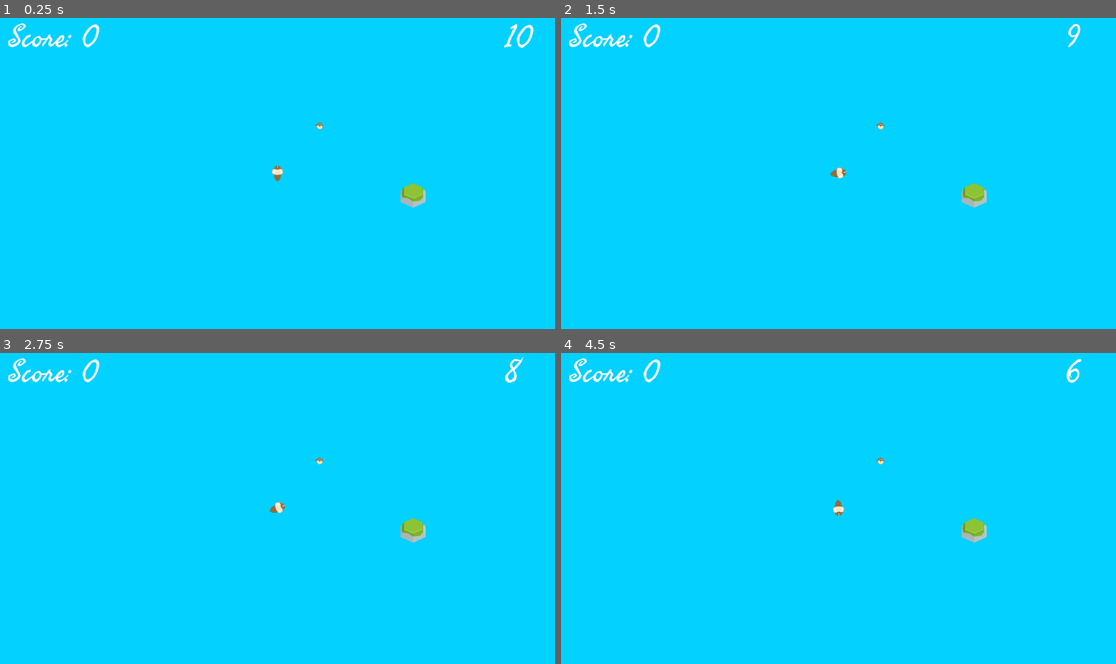
Above: before the commit, frames 1-4 (two rows, left to right).
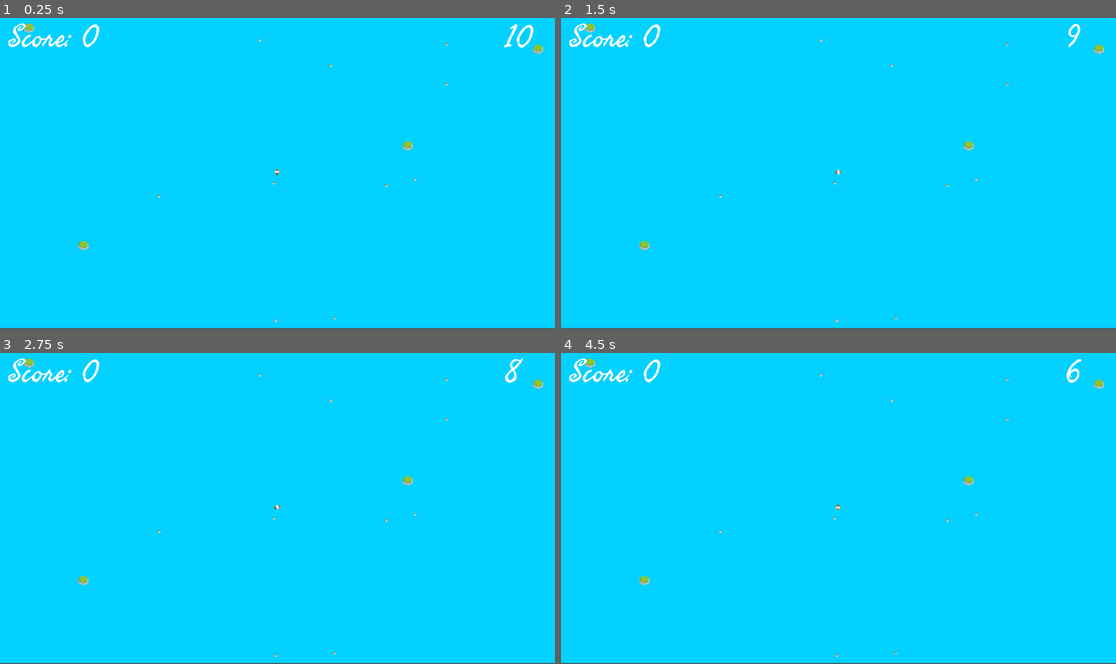
Above: after the commit, the same moments.

Repository: Coffin-Likker/CalmBeforeTheStorm
Game: Godot game, scene res://scenes/main.tscn
Two runs of this game, one before a commit and one after it. Both use one fixed random seed, a clock stepped at 60 frames per second and the inputs below.
Inputs:
- Up to frame 1 (0.25 s): no input
- Up to frame 2 (1.5 s): tap Enter (ui_accept) at 0.5, 0.6, 0.77, 1.07, 1.35 s; hold Right (ui_right) from 0.53 s (still down)
- Up to frame 3 (2.75 s): tap Enter (ui_accept) at 1.52, 1.82, 2.1 s; release Right (ui_right) at 2.03 s; hold Left (ui_left) from 2.03 s (still down)
- Up to frame 4 (4.5 s): release Left (ui_left) at 2.78 s; hold Right (ui_right) 2.78-4.28 s; tap Enter (ui_accept) at 2.85, 3.02, 3.32, 3.6, 3.77, 4.07, 4.35 s; hold Left (ui_left) from 4.28 s (still down)

The runs differ from the first frame. In frame 1, 1.1% of the frame differs, in the area x 0-100%, y 1-100%; in frame 2, 1.1%; in frame 3, 1.1%; in frame 4, 1.1%.

Commit message:
adds game

Diff:
--- /dev/null
+++ b/scenes/game_manager.tscn
@@ -0,0 +1,13 @@
+[gd_scene load_steps=3 format=3 uid="uid://clihwhvb2tpm3"]
+
+[ext_resource type="Script" path="res://scripts/game_manager.gd" id="1_8j0q5"]
+[ext_resource type="PackedScene" uid="uid://c5b4cn2ymgvpy" path="res://scenes/level_generator.tscn" id="4_qoa7p"]
+
+[node name="GameManager" type="Node"]
+script = ExtResource("1_8j0q5")
+
+[node name="Timer" type="Timer" parent="."]
+
+[node name="LevelGenerator" parent="." instance=ExtResource("4_qoa7p")]
+
+[connection signal="level_generated" from="LevelGenerator" to="." method="_on_level_generated"]
--- a/scenes/game_manger.tscn
+++ /dev/null
@@ -1,18 +0,0 @@
-[gd_scene load_steps=4 format=3 uid="uid://clihwhvb2tpm3"]
-
-[ext_resource type="Script" path="res://scripts/game_manger.gd" id="1_8j0q5"]
-[ext_resource type="PackedScene" uid="uid://b68um4cq86knr" path="res://scenes/safezone.tscn" id="1_ueiie"]
-[ext_resource type="PackedScene" uid="uid://cta6kfu5rvo2p" path="res://scenes/fish.tscn" id="2_1641v"]
-
-[node name="GameManger" type="Node"]
-script = ExtResource("1_8j0q5")
-
-[node name="Safezone" parent="." instance=ExtResource("1_ueiie")]
-
-[node name="Fish" parent="." instance=ExtResource("2_1641v")]
-
-[node name="Timer" type="Timer" parent="."]
-
-[connection signal="area_entered" from="Safezone" to="." method="_on_safezone_area_entered"]
-[connection signal="area_exited" from="Safezone" to="." method="_on_safezone_area_exited"]
-[connection signal="area_entered" from="Fish" to="." method="_on_fish_area_entered"]
--- /dev/null
+++ b/scenes/level_generator.tscn
@@ -0,0 +1,6 @@
+[gd_scene load_steps=2 format=3 uid="uid://c5b4cn2ymgvpy"]
+
+[ext_resource type="Script" path="res://scripts/level_generator.gd" id="1_vgplc"]
+
+[node name="LevelGenerator" type="Node"]
+script = ExtResource("1_vgplc")
--- a/scenes/main.tscn
+++ b/scenes/main.tscn
@@ -1,9 +1,7 @@
-[gd_scene load_steps=6 format=3 uid="uid://65s2elt3qqqh"]
+[gd_scene load_steps=4 format=3 uid="uid://65s2elt3qqqh"]
 
 [ext_resource type="PackedScene" uid="uid://dprh0a4mvqopg" path="res://scenes/player.tscn" id="1_pr84w"]
-[ext_resource type="PackedScene" uid="uid://clihwhvb2tpm3" path="res://scenes/game_manger.tscn" id="3_v1ng7"]
-[ext_resource type="Script" path="res://scripts/safezone.gd" id="4_21x63"]
-[ext_resource type="Script" path="res://scripts/fish.gd" id="4_kd64y"]
+[ext_resource type="PackedScene" uid="uid://clihwhvb2tpm3" path="res://scenes/game_manager.tscn" id="3_v1ng7"]
 [ext_resource type="PackedScene" uid="uid://8i552631oebw" path="res://scenes/hud.tscn" id="6_lk3ns"]
 
 [node name="Main" type="Node2D"]
@@ -15,15 +13,7 @@
 offset_bottom = 646.0
 color = Color(0.0117647, 0.819608, 1, 1)
 
-[node name="GameManger" parent="." instance=ExtResource("3_v1ng7")]
-
-[node name="Safezone" parent="GameManger" index="0"]
-position = Vector2(688, 340)
-script = ExtResource("4_21x63")
-
-[node name="Fish" parent="GameManger" index="1"]
-position = Vector2(610, 283)
-script = ExtResource("4_kd64y")
+[node name="GameManager" parent="." instance=ExtResource("3_v1ng7")]
 
 [node name="Player" parent="." instance=ExtResource("1_pr84w")]
 z_index = 1
@@ -31,5 +21,6 @@
 
 [node name="HUD" parent="." instance=ExtResource("6_lk3ns")]
 
-[editable path="GameManger"]
+[editable path="GameManager"]
 [editable path="Player"]
+[editable path="HUD"]
--- a/scenes/player.tscn
+++ b/scenes/player.tscn
@@ -20,4 +20,5 @@
 
 [node name="Camera2D" type="Camera2D" parent="."]
 scale = Vector2(1.00452, 0.989709)
+enabled = false
 zoom = Vector2(2.5, 2.5)
--- a/scripts/constants.gd
+++ b/scripts/constants.gd
@@ -2,15 +2,26 @@
 
 enum GameState { MENU, PLAYING, GAME_OVER }
 
-@onready var score_label = $"../HUD/ScoreLabel"
-@onready var timer_label = $"../HUD/TimeLabel"
-var game_score = 0
-var temp_score = 0
-var player_in_safezone = false
-var current_state = GameState.PLAYING
+# Game variables
+var game_score: int = 0
+var temp_score: int = 0
+var player_in_safezone: bool = false
+var current_state: GameState = GameState.PLAYING
 
-var time_left = 10.0
-var timer_running = false
+# Timer variables
+var time_left: float = 10.0
+var timer_running: bool = false
+
+# Level generation variables
+var map_size: Vector2 = Vector2(1153, 646)
+var min_distance_between_objects: float = 30.0
+var num_fish: int = 10
+var num_safezones: int = 4
+
+# Node references
+var score_label: RichTextLabel
+var timer_label: RichTextLabel
+var level_generator: Node
 
 func reset_game():
 	game_score = 0
--- a/scripts/game_manger.gd
+++ b/scripts/game_manager.gd
@@ -1,22 +1,33 @@
 extends Node
 
+@onready var level_generator = $LevelGenerator
+
 func _ready():
+	Constants.score_label = $"../HUD/ScoreLabel"
+	Constants.timer_label = $"../HUD/TimeLabel"
+	Constants.level_generator = level_generator
+	start_game()
+
+func start_game():
+	level_generator.generate_level()
+
+func _on_level_generated():
+	connect_objects()
+	start_timer()
+	print("Level generated and timer started")
+
+func connect_objects():
 	for fish in get_tree().get_nodes_in_group("fish"):
-		fish.connect("fish_entered", Callable(self, "_on_fish_entered"))
+		if not fish.is_connected("fish_entered", Callable(self, "_on_fish_entered")):
+			fish.connect("fish_entered", Callable(self, "_on_fish_entered"))
 
 	for safezone in get_tree().get_nodes_in_group("safezone"):
-		safezone.connect("safezone_entered", Callable(self, "_on_safezone_entered"))
-		safezone.connect("safezone_exited", Callable(self, "_on_safezone_exited"))
-
-	Constants.score_label = $"../HUD/ScoreLabel"
-	Constants.timer_label = $"../HUD/TimeLabel"
-
-	start_timer()
-	print("Timer started")
-
+		if not safezone.is_connected("safezone_entered", Callable(self, "_on_safezone_entered")):
+			safezone.connect("safezone_entered", Callable(self, "_on_safezone_entered"))
+		if not safezone.is_connected("safezone_exited", Callable(self, "_on_safezone_exited")):
+			safezone.connect("safezone_exited", Callable(self, "_on_safezone_exited"))
 
 func start_timer():
-	Constants.time_left = 10.0
 	Constants.timer_running = true
 
 func _process(delta):
@@ -25,7 +36,6 @@
 		Constants.update_time_display()
 
 		if Constants.time_left <= 0:
-			Constants.timer_running = false
 			_on_timer_timeout()
 
 func _on_safezone_entered():
@@ -47,11 +57,12 @@
 	print("Timer timeout")
 	if not Constants.player_in_safezone and Constants.current_state != Constants.GameState.GAME_OVER:
 		Constants.current_state = Constants.GameState.GAME_OVER
+		Constants.timer_running = false
 		print("You died!")
 	else:
+		Constants.time_left = 10.0
 		print("Player is safe")
-
 
 func reset_game():
 	Constants.reset_game()
-	start_timer()
+	start_game()
--- /dev/null
+++ b/scripts/level_generator.gd
@@ -0,0 +1,70 @@
+extends Node
+
+signal level_generated
+
+var fish_scene: PackedScene
+var safezone_scene: PackedScene
+
+func _ready():
+	randomize()
+	fish_scene = load("res://scenes/fish.tscn")
+	safezone_scene = load("res://scenes/safezone.tscn")
+
+func generate_level():
+	clear_level()
+	var occupied_positions = []
+
+	# Generate safezones
+	for i in range(Constants.num_safezones):
+		var position = get_random_position(occupied_positions)
+		spawn_safezone(position)
+		occupied_positions.append(position)
+
+	# Generate fish
+	for i in range(Constants.num_fish):
+		var position = get_random_position(occupied_positions)
+		spawn_fish(position)
+		occupied_positions.append(position)
+
+	print("Level generation complete")
+	emit_signal("level_generated")
+
+func get_random_position(occupied_positions: Array) -> Vector2:
+	var position: Vector2
+	var is_valid = false
+
+	while not is_valid:
+		position = Vector2(
+			randf_range(0, Constants.map_size.x),
+			randf_range(0, Constants.map_size.y)
+		)
+		is_valid = true
+
+		for occupied in occupied_positions:
+			if position.distance_to(occupied) < Constants.min_distance_between_objects:
+				is_valid = false
+				break
+
+	return position
+
+func spawn_fish(position: Vector2):
+	var fish = fish_scene.instantiate()
+	fish.set_script(load("res://scripts/fish.gd"))
+	fish.position = position
+	add_child(fish)
+	print("Fish spawned at ", position)
+
+func spawn_safezone(position: Vector2):
+	var safezone = safezone_scene.instantiate()
+	safezone.set_script(load("res://scripts/safezone.gd"))
+	safezone.position = position
+	add_child(safezone)
+	print("Safezone spawned at ", position)
+
+func clear_level():
+	for child in get_children():
+		child.queue_free()
+
+func regenerate_level():
+	clear_level()
+	generate_level()
--- a/scripts/player.gd
+++ b/scripts/player.gd
@@ -1,31 +1,3 @@
-#extends CharacterBody2D
-#
-#
-#const SPEED = 300.0
-#const JUMP_VELOCITY = -400.0
-#
-## Get the gravity from the project settings to be synced with RigidBody nodes.
-#var gravity = ProjectSettings.get_setting("physics/2d/default_gravity")
-#
-#
-#func _physics_process(delta):
-	## Add the gravity.
-	#if not is_on_floor():
-		#velocity.y += gravity * delta
-#
-	## Handle jump.
-	#if Input.is_action_just_pressed("ui_accept") and is_on_floor():
-		#velocity.y = JUMP_VELOCITY
-#
-	## Get the input direction and handle the movement/deceleration.
-	## As good practice, you should replace UI actions with custom gameplay actions.
-	#var direction = Input.get_axis("ui_left", "ui_right")
-	#if direction:
-		#velocity.x = direction * SPEED
-	#else:
-		#velocity.x = move_toward(velocity.x, 0, SPEED)
-#
-	#move_and_slide()
 extends CharacterBody2D
 
 var speed = 200
